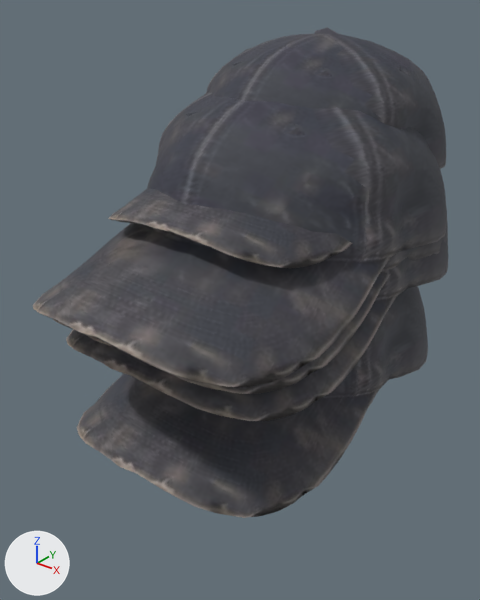
The glTF model game/public/assets/models/outfit-cap-t25.glb, before and after one commit.
One viewpoint serves both versions: a 50 mm camera at (0.244, -0.339, 1.838) aimed at (-0.014, -0.017, 1.638). Arrows for +X, +Y and +Z are at lower left; the lights stay in place. The older version comes first.

Names of what the first picture shows: 'Outfit_cap__agent', 'Outfit_cap__courier', 'Outfit_cap__heavyset', 'Outfit_cap__lastshift', 'Outfit_cap__tall'.
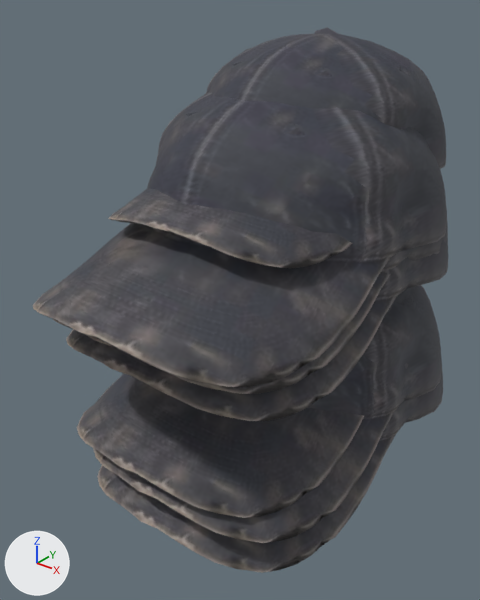
Changed parts and their boxes [x1, y1, x2, y2] in the pictures (480 x 600 px):
'Outfit_cap__paleRevenant', added
    after: [93, 285, 442, 543]
'Outfit_cap__paleGaze', added
    after: [97, 363, 443, 573]

The change in detail:
Mesh me_outfit_cap__palerevenant is new.
It has 1113 vertices, 2199 faces and spans x -0.097..0.1, y -0.133..0.159, z 1.539..1.663.
It uses material mat_outfit_capmaterial.
Mesh me_outfit_cap__palegaze is new.
It has 1113 vertices, 2199 faces and spans x -0.097..0.1, y -0.133..0.173, z 1.514..1.643.
It uses material mat_outfit_capmaterial.
Object 'Outfit_cap__paleRevenant' (ob_outfit_cap__palerevenant) is new; it shows me_outfit_cap__palerevenant.
Its location is (0.0, 0.0, 0.0).
Object 'Outfit_cap__paleGaze' (ob_outfit_cap__palegaze) is new; it shows me_outfit_cap__palegaze.
Its location is (0.0, 0.0, 0.0).
